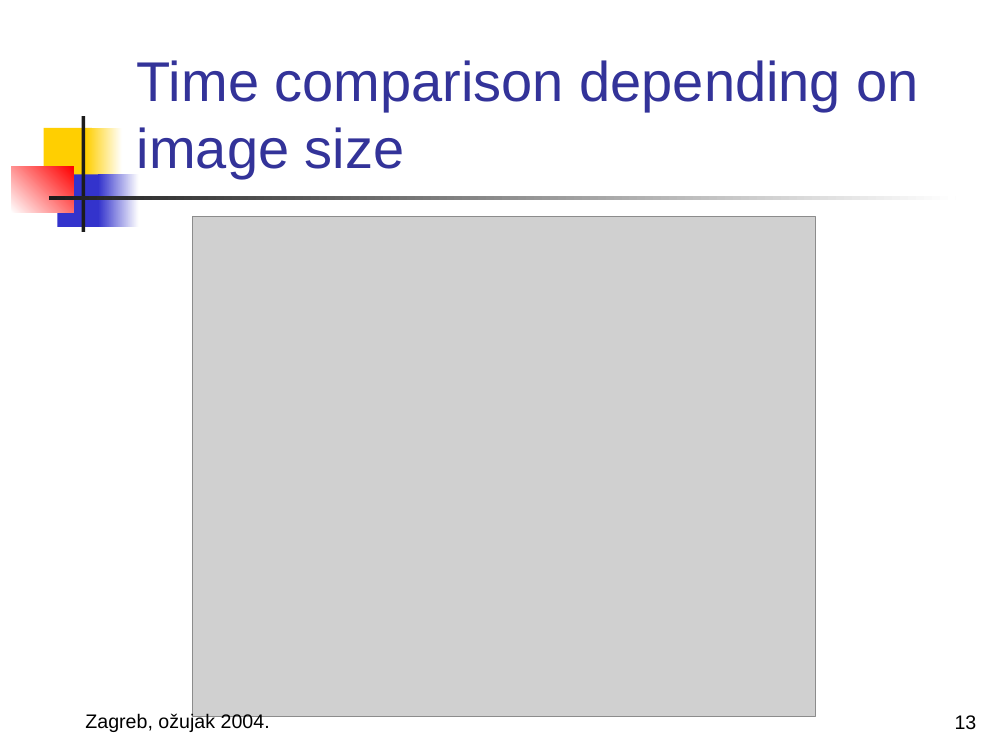
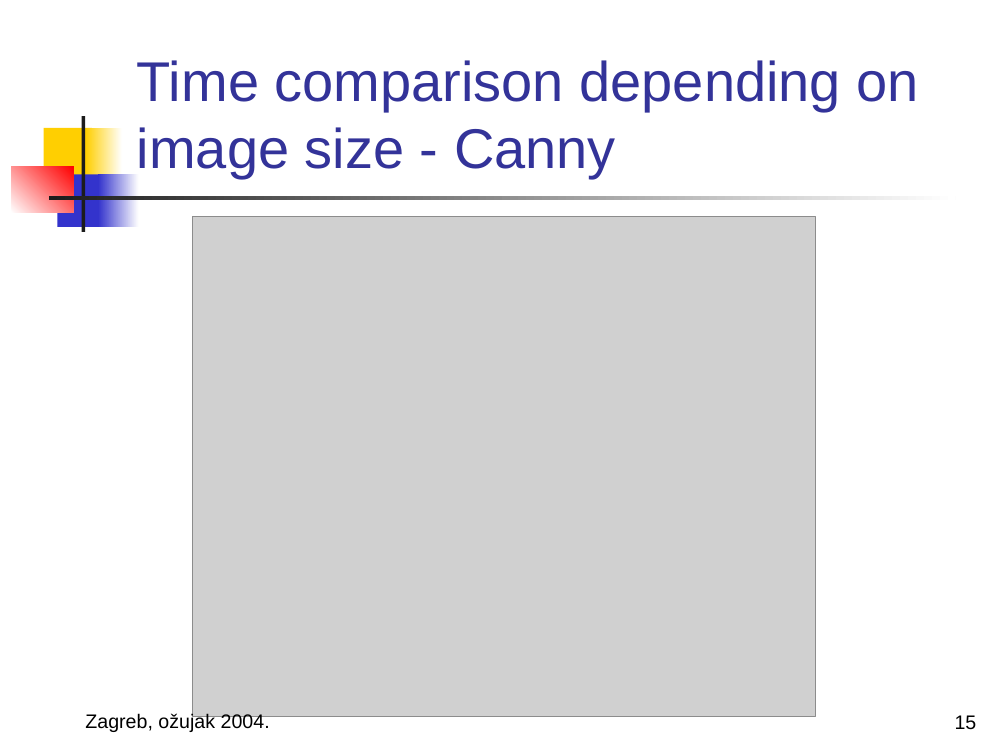
Before and after one commit to MarkoHaralovic/parallel-img-proc, a slide deck: slide 15 of prezentacija.ppt (slide 13 before the commit). Drawn at 1008x756 pixels with LibreOffice and Linux fonts; fonts in the diff are those of the drawing; grey boxes stand for pictures. Boxes give left, top, right and bottom in pixels: in the first picture for what was removed or moved away, otherwise in the second. Text is boxed around its words. In the diff, an @@ line names an element or a change of style, - is before the commit and + after.

```diff
--- a/prezentacija.ppt
+++ b/prezentacija.ppt
@@ title at box(137, 60, 919, 178): text changed @@
-Time comparison depending on image size
+Time comparison depending on image size - Canny
@@ page number at box(955, 715, 977, 730): text changed @@
-13
+15
```
Also in this commit, not shown: 2 other slides changed, 4 slides added, 2 slides removed.
